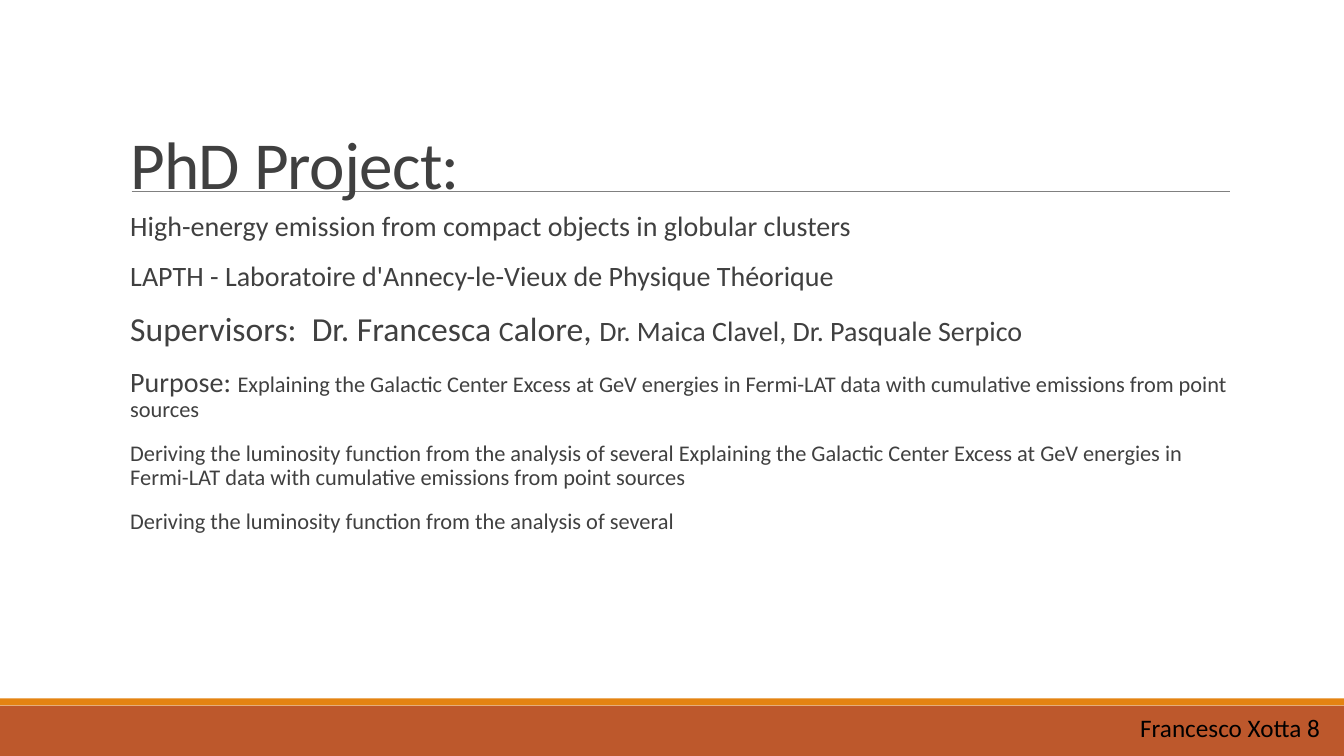
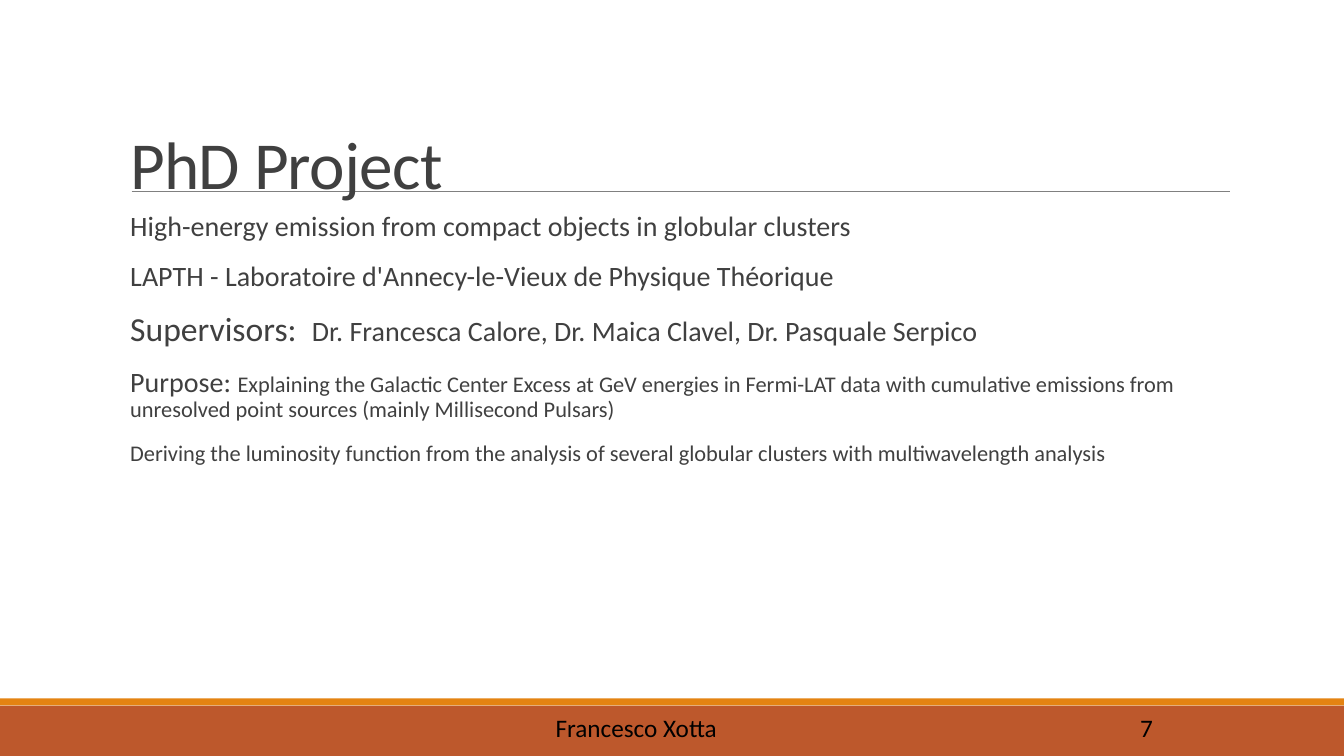
Before and after one commit to X0774/SimulationofGCE, a slide deck: slide 8 of Presentation.pptm (slide 9 before the commit). Drawn at 1344x756 pixels with LibreOffice and Linux fonts; fonts in the diff are those of the drawing. Boxes give left, top, right and bottom in pixels: in the first picture for what was removed or moved away, otherwise in the second. Text is boxed around its words. In the diff, an @@ line names an element or a change of style, - is before the commit and + after.

```diff
--- a/Presentation.pptm
+++ b/Presentation.pptm
@@ title at [130,142,443,201]: text changed @@
-PhD Project:
+PhD Project
@@ text at [130,318,977,347]: size 24 to 20 pt in "Dr. Francesca Calore," @@
@@ text at [130,374,1174,465]: text changed @@
-  Purpose: Explaining the Galactic Center Excess at GeV energies in Fermi-LAT data with cumulative emissions from point sources
-  Deriving the luminosity function from the analysis of several Explaining the Galactic Center Excess at GeV energies in Fermi-LAT data with cumulative emissions from point sources
-  Deriving the luminosity function from the analysis of several
+  Purpose: Explaining the Galactic Center Excess at GeV energies in Fermi-LAT data with cumulative emissions from unresolved point sources (mainly Millisecond Pulsars)
+  Deriving the luminosity function from the analysis of several globular clusters with multiwavelength analysis
@@ text added at [556,721,717,737], 18 pt, text #000000 @@
+Francesco Xotta
@@ text at [1140,721,1153,737]: text changed @@
-Francesco Xotta 8
+7
```
Also in this commit, not shown: 11 other slides changed, 1 slide added.
